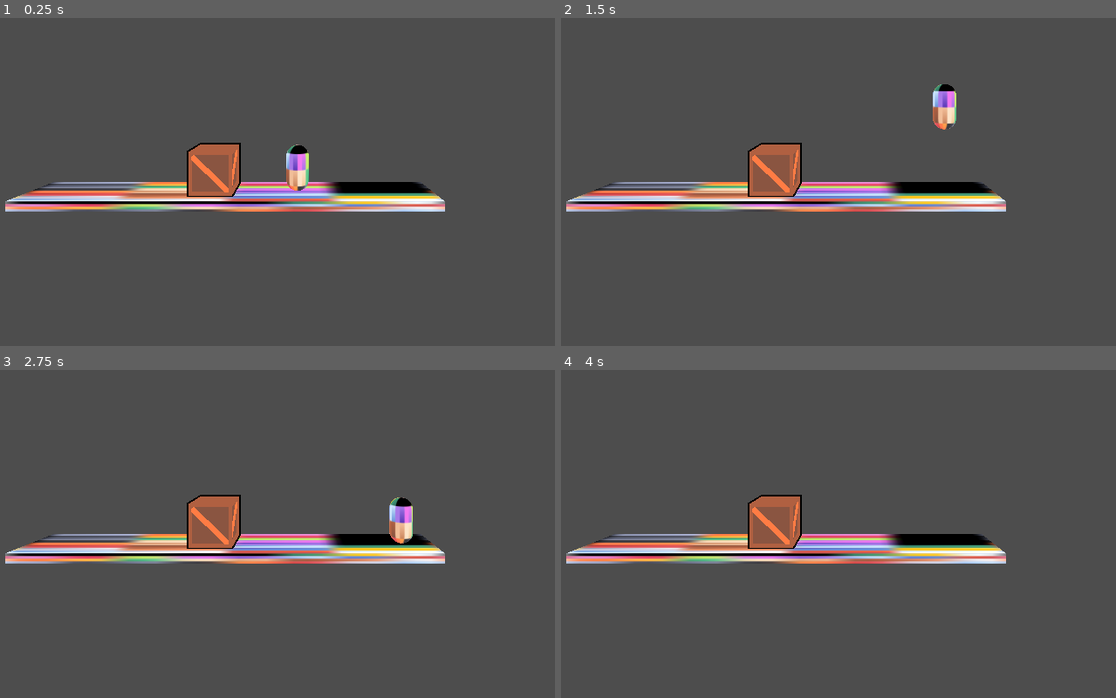
Above: before the commit, frames 1-4 (two rows, left to right).
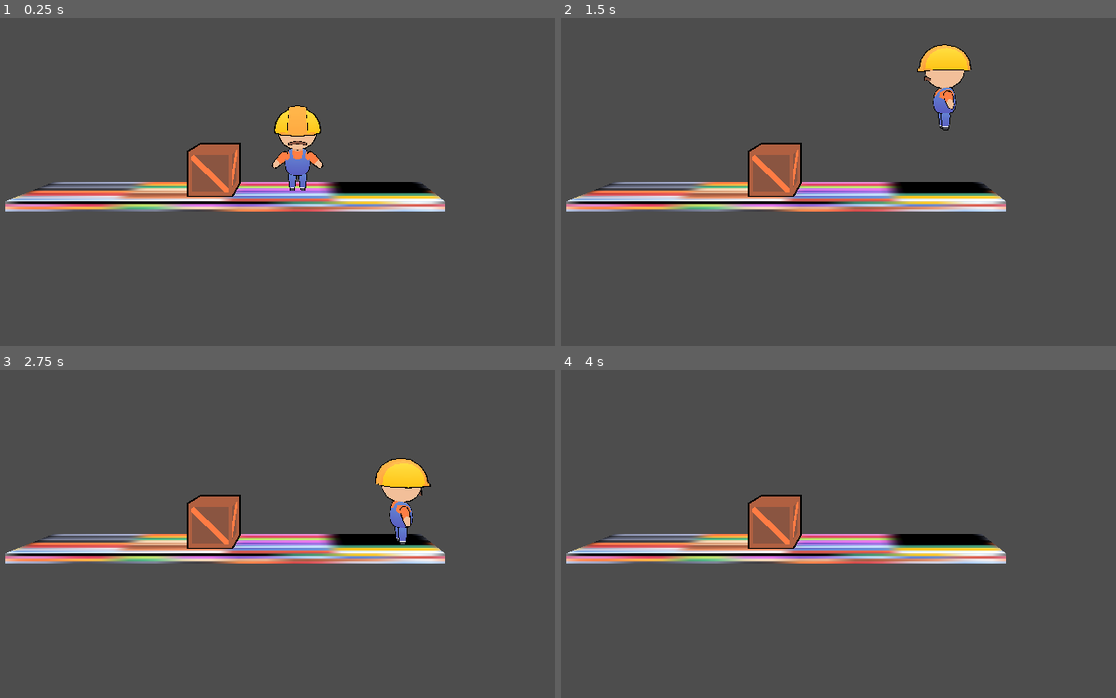
Above: after the commit, the same moments.

Repository: Pr4shantHere/Time-Loop-Source
Game: Godot game, scene res://scripts/main.tscn
Two runs of this game, one before a commit and one after it. Both use one fixed random seed, a clock stepped at 60 frames per second and the inputs below. The project has no main scene, so this scene is started directly.
Inputs:
- Up to frame 1 (0.25 s): no input
- Up to frame 2 (1.5 s): tap Enter at 0.5 s; hold Right (Right) 0.53-1.28 s; tap Space (Jump) at 0.77 s; hold Left (Left) from 1.28 s (still down)
- Up to frame 3 (2.75 s): tap Space (Jump) at 1.52 s; release Left (Left) at 2.03 s; hold Right (Right) from 2.03 s (still down)
- Up to frame 4 (4 s): tap Space (Jump) at 3.02, 3.77 s; release Right (Right) at 3.53 s; hold Left (Left) from 3.53 s (still down)

The runs differ from the first frame. In frame 1, 1.5% of the frame differs, in the area x 48-59%, y 26-53%; in frame 2, 1.4%; in frame 3, 1.5%; in frame 4, nothing differs.

Commit message:
Imported the character model

Diff:
--- /dev/null
+++ b/scenes/gic_player.tscn
@@ -0,0 +1,21 @@
+[gd_scene load_steps=2 format=3 uid="uid://beos131p327ne"]
+
+[ext_resource type="PackedScene" uid="uid://krf08fgiys7u" path="res://assets/Character/GIC Player.glb" id="1_rf76t"]
+
+[node name="GIC Player" instance=ExtResource("1_rf76t")]
+
+[node name="Skeleton3D" parent="RIG" index="0"]
+bones/0/position = Vector3(0, -0.0956295, 0)
+bones/1/position = Vector3(0.739742, 1.173, 1.29864e-07)
+bones/1/rotation = Quaternion(0.844645, 0.427663, -0.287269, 0.14545)
+bones/2/position = Vector3(-0.739742, 1.173, 1.29864e-07)
+bones/2/rotation = Quaternion(0.844645, -0.427663, 0.287269, 0.14545)
+bones/3/position = Vector3(0, 1.60368, 0)
+bones/4/position = Vector3(0.338202, -0.304268, -1.75898e-08)
+bones/4/rotation = Quaternion(0.94645, 0.0235005, -0.321893, 0.0079925)
+bones/5/position = Vector3(-0.338202, -0.304268, -1.75898e-08)
+bones/5/rotation = Quaternion(0.94645, -0.0235005, 0.321893, 0.0079925)
+
+[node name="AnimationPlayer" parent="." index="1"]
+autoplay = "IDLE"
+speed_scale = 4.5
--- a/scripts/character.gd
+++ b/scripts/character.gd
@@ -16,10 +16,13 @@
 
 	if inputaxis > 0:
 		dir = 1
+		rotation.y = deg_to_rad(90)#lerpf(rotation.y, 90, 12)
 	elif inputaxis < 0:
 		dir = -1
+		rotation.y = deg_to_rad(-90)#lerpf(rotation.y, -90, 12)
 	else:
 		dir = 0
+		rotation.y = 0
 
 	linear_velocity.x = SPEED * dir * delta
 
--- a/scripts/character.tscn
+++ b/scripts/character.tscn
@@ -1,8 +1,9 @@
-[gd_scene load_steps=7 format=3 uid="uid://bkge6ci8anka"]
+[gd_scene load_steps=8 format=3 uid="uid://bkge6ci8anka"]
 
 [ext_resource type="PhysicsMaterial" uid="uid://bhy5bq5oyhrlv" path="res://nofriction.tres" id="1_18etf"]
 [ext_resource type="Script" uid="uid://diq4lfhlewq6d" path="res://scripts/character.gd" id="1_oqwy7"]
 [ext_resource type="Texture2D" uid="uid://dfujlsnamjvcu" path="res://BEST COLOR PALETTE (Blurred).png" id="3_8cgb6"]
+[ext_resource type="PackedScene" uid="uid://krf08fgiys7u" path="res://assets/Character/GIC Player.glb" id="4_x1pyt"]
 
 [sub_resource type="CapsuleMesh" id="CapsuleMesh_oqwy7"]
 
@@ -24,6 +25,7 @@
 script = ExtResource("1_oqwy7")
 
 [node name="Mesh" type="MeshInstance3D" parent="."]
+visible = false
 mesh = SubResource("CapsuleMesh_oqwy7")
 surface_material_override/0 = SubResource("StandardMaterial3D_x1pyt")
 
@@ -32,3 +34,6 @@
 
 [node name="Ground Check" type="RayCast3D" parent="."]
 transform = Transform3D(1, 0, 0, 0, 1, 0, 0, 0, 1, 0, -0.0920087, 0)
+
+[node name="GIC Player" parent="." instance=ExtResource("4_x1pyt")]
+transform = Transform3D(1, 0, 0, 0, 1, 0, 0, 0, 1, 0, -1, 0)
Binary file added: assets/Character/GIC Player.glb
Not shown, added: assets/Character/GIC Player.glb.import
Binary file added: assets/Character/GIC Player_BEST COLOR PALETTE (Blurred).png
Not shown, added: assets/Character/GIC Player_BEST COLOR PALETTE (Blurred).png.import
Not shown, changed: assets/blendfiles/crate.blend
Not shown, changed: assets/blendfiles/crate.blend1
